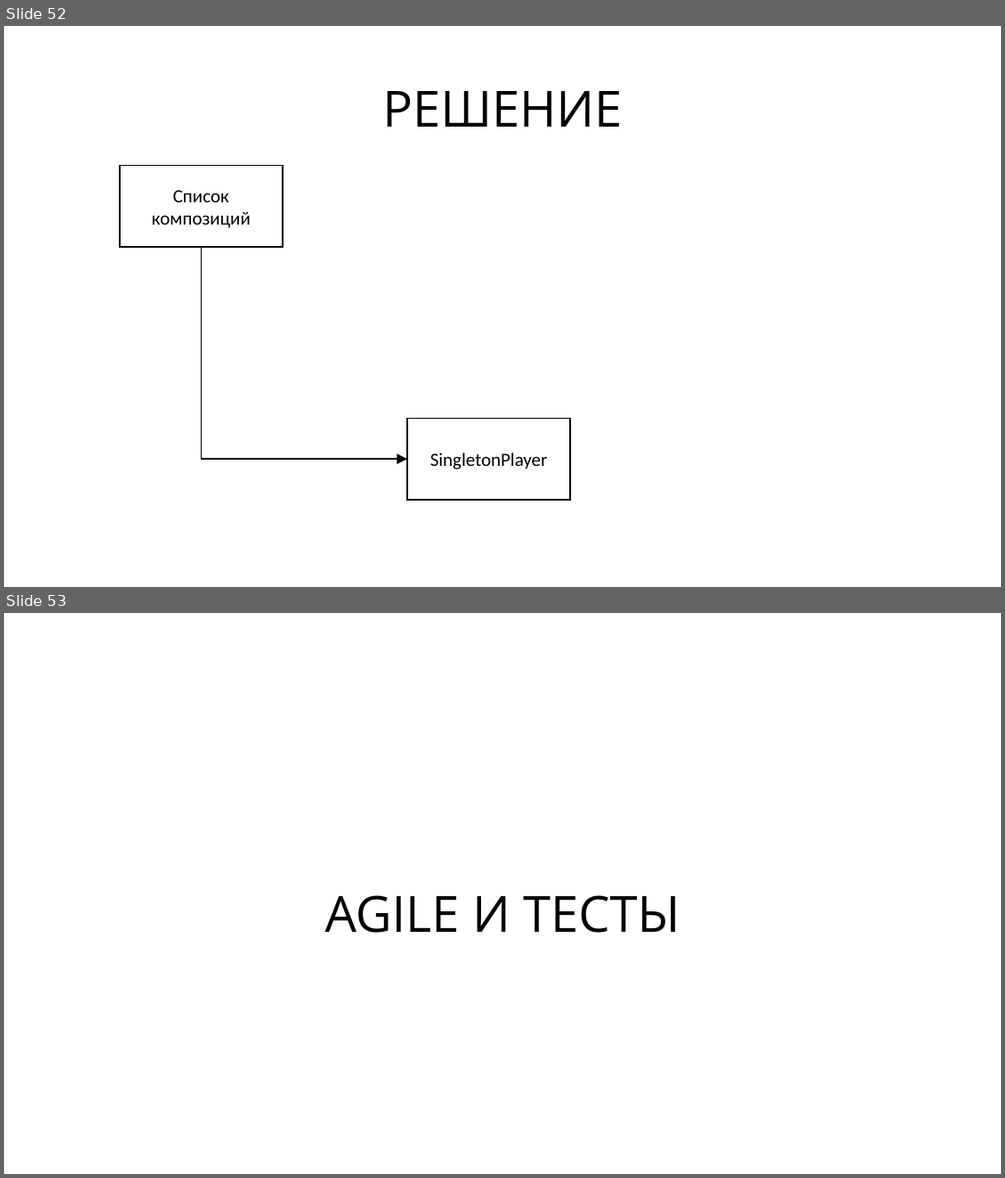
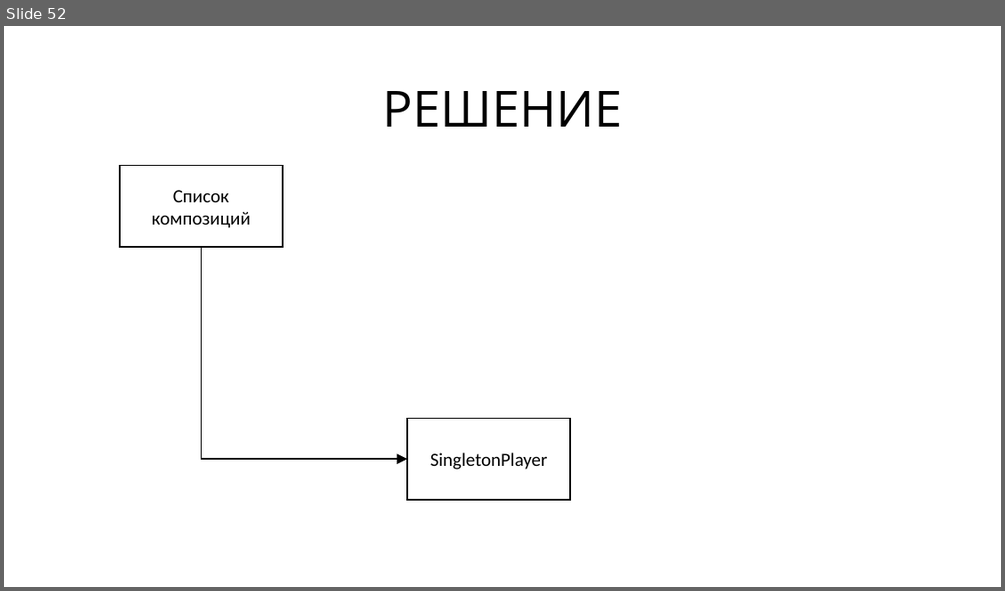
Before and after one commit to rkhaimov/brain-gym, a slide deck: Презентация.pptx. Shown one above the other, each under a label of ours: slides 52 and 53 before the commit, slide 52 after it. The pictures are 1005x1178 and 1005x591 pixels, drawn with LibreOffice and Linux fonts; fonts in the diff are those of the drawing. Boxes give left, top, right and bottom in pixels: in the first picture for what was removed or moved away, otherwise in the second. Text is boxed around its words. In the diff, an @@ line names an element or a change of style, - is before the commit and + after.

```diff
--- a/Презентация.pptx
+++ b/Презентация.pptx
@@ slide 53 removed at (4,613,1001,1174), background #FFFFFF @@
@@ text removed at (325,895,680,933) @@
-AGILE И ТЕСТЫ
```
Also in this commit, not shown: 48 slides added, 1 other file.
